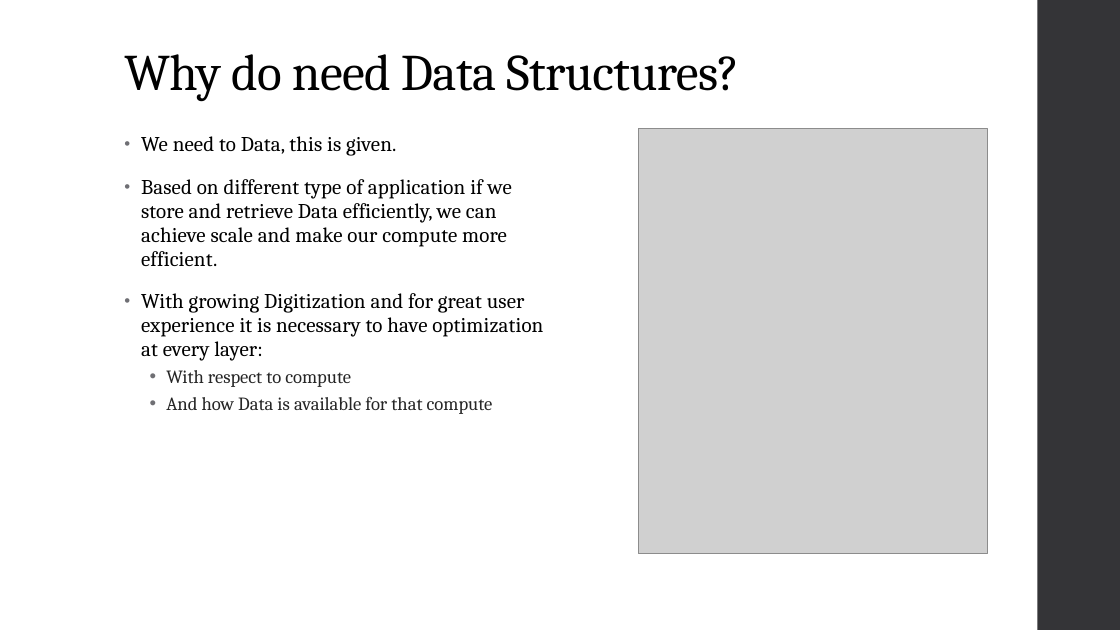
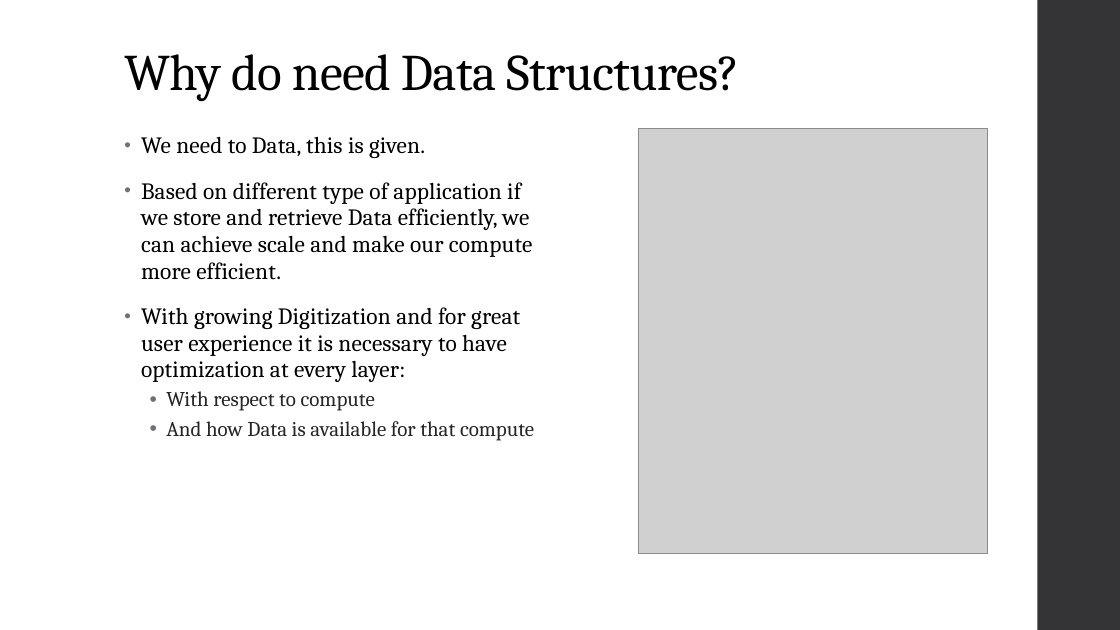
Before and after one commit to share2learnwidmanish/MVJ_Visit_28thJan2023-, a slide deck: slide 6 of DataStructure_Trees_animation_MVJ.pptx (slide 5 before the commit). Drawn at 1120x630 pixels with LibreOffice and Linux fonts; fonts in the diff are those of the drawing; grey boxes stand for pictures. Boxes give left, top, right and bottom in pixels: in the first picture for what was removed or moved away, otherwise in the second. Text is boxed around its words. In the diff, an @@ line names an element or a change of style, - is before the commit and + after.

```diff
--- a/DataStructure_Trees_animation_MVJ.pptx
+++ b/DataStructure_Trees_animation_MVJ.pptx
@@ text "We need to Data, this ..." at [141, 136, 534, 441]: size 18 to 20 pt in "We need to Data, this is given.", "Based on different type of application if ...", "With growing Digitization and for great user ..."; size 16 to 18 pt in "With respect to compute", "And how Data is available for that ..." @@
```
Also in this commit, not shown: 5 other slides changed, 2 slides added, 3 slides removed.
